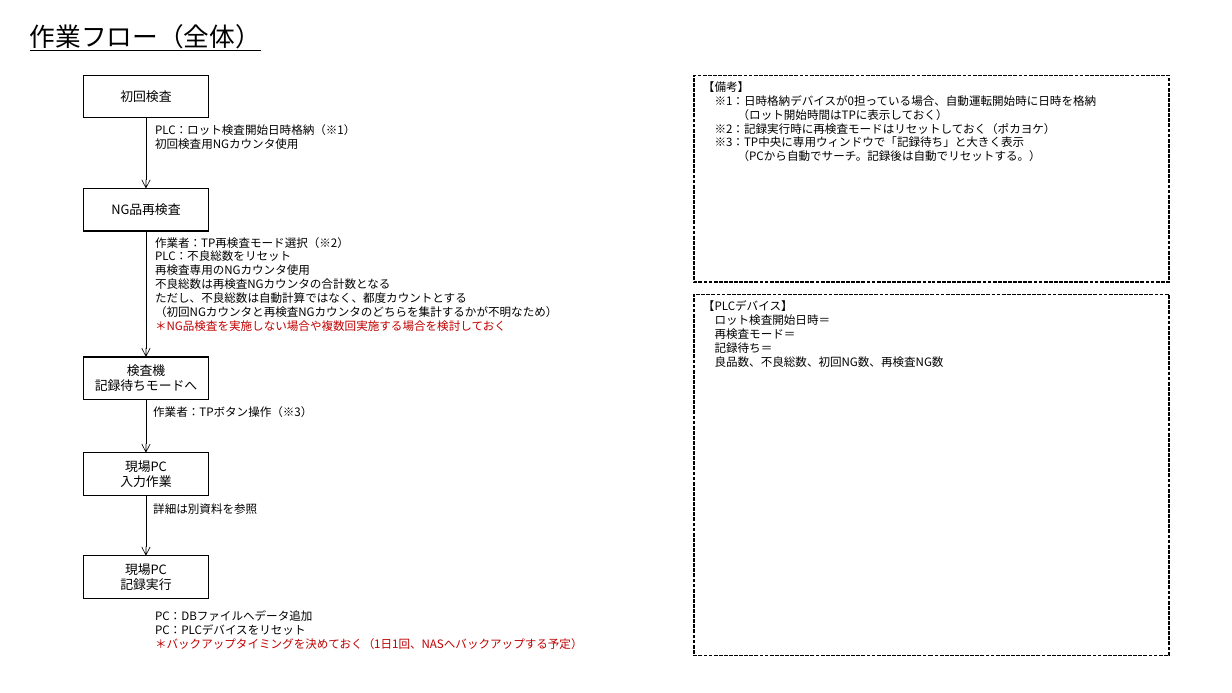
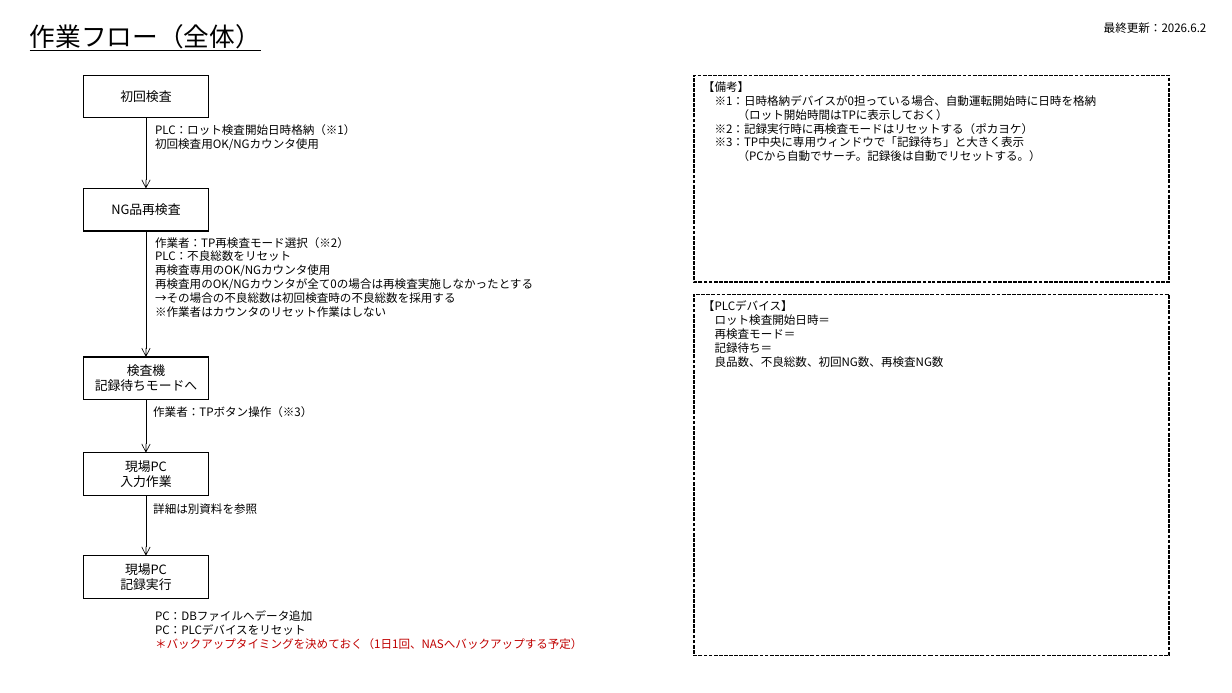
Before and after one commit to BUMZOH/body_inspect_visualize_coba, a slide deck: slide 2 of doc/Step1仕様書.pptx. Drawn at 1232x693 pixels with LibreOffice and Linux fonts; fonts in the diff are those of the drawing. Boxes give left, top, right and bottom in pixels: in the first picture for what was removed or moved away, otherwise in the second. Text is boxed around its words. In the diff, an @@ line names an element or a change of style, - is before the commit and + after.

```diff
--- a/doc/Step1仕様書.pptx
+++ b/doc/Step1仕様書.pptx
@@ text added at (x1=1104, y1=22, x2=1207, y2=33), 9 pt, text #000000 @@
+最終更新：2026.6.2
@@ text at (x1=155, y1=138, x2=319, y2=150): text changed @@
-初回検査用NGカウンタ使用
+初回検査用OK/NGカウンタ使用
@@ text in rectangle at (x1=715, y1=123, x2=1034, y2=137): text changed @@
-※2：記録実行時に再検査モードはリセットしておく（ポカヨケ）
+※2：記録実行時に再検査モードはリセットする（ポカヨケ）
@@ text at (x1=155, y1=264, x2=533, y2=317): text changed @@
-再検査専用のNGカウンタ使用
-不良総数は再検査NGカウンタの合計数となる
-ただし、不良総数は自動計算ではなく、都度カウントとする
-（初回NGカウンタと再検査NGカウンタのどちらを集計するかが不明なため）
-＊NG品検査を実施しない場合や複数回実施する場合を検討しておく
+再検査専用のOK/NGカウンタ使用
+再検査用のOK/NGカウンタが全て0の場合は再検査実施しなかったとする
+→その場合の不良総数は初回検査時の不良総数を採用する
+※作業者はカウンタのリセット作業はしない
```
Also in this commit, not shown: 1 other file.
